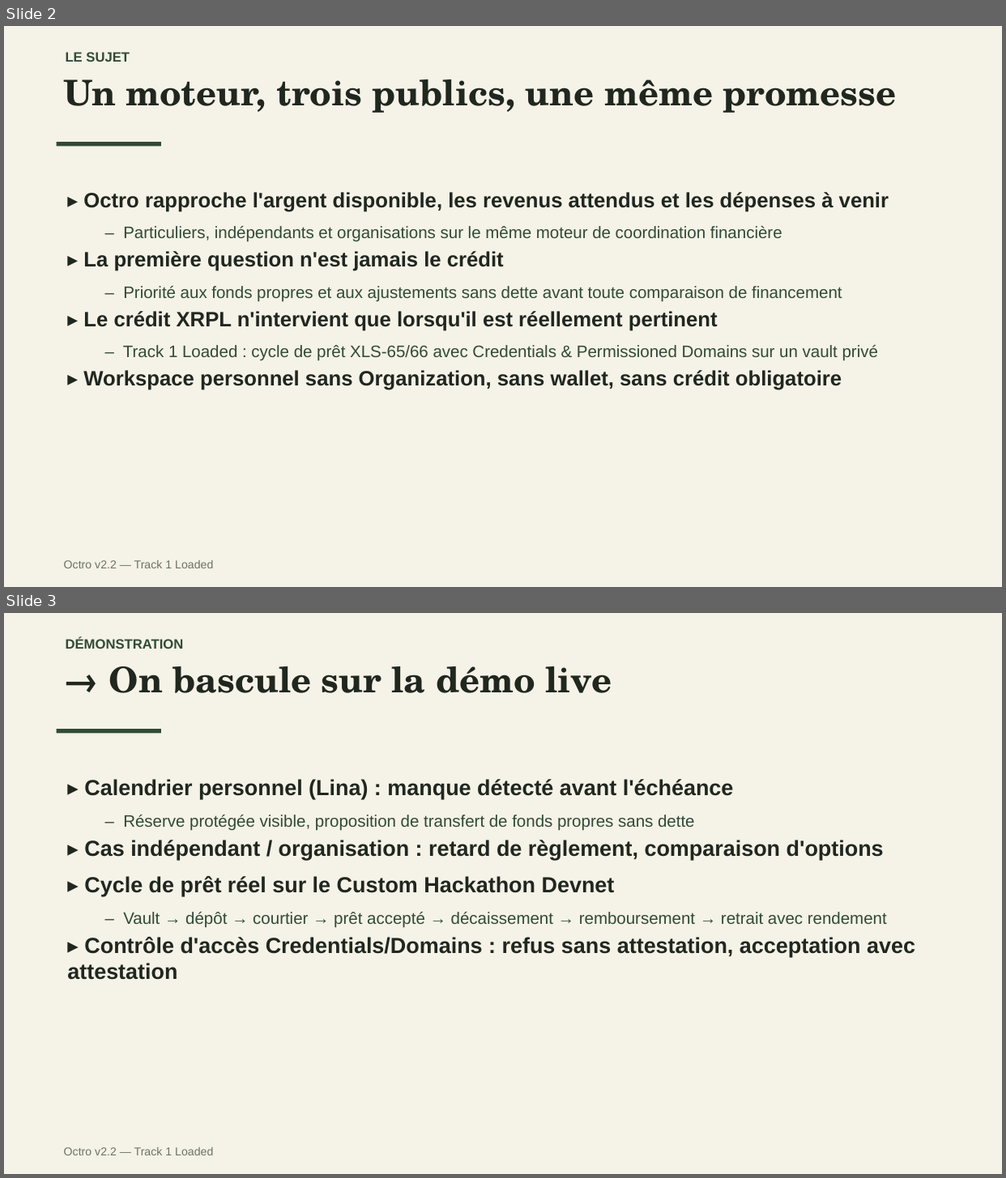
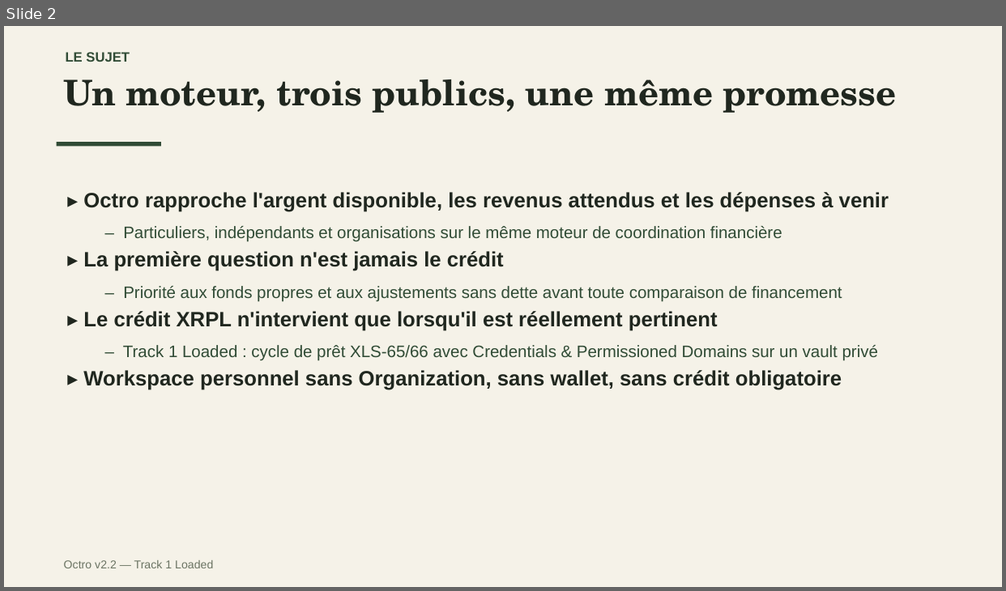
Before and after one commit to KaiZenKOS/Octro, a slide deck: docs/presentation/octro-presentation.pptx. Shown one above the other, each under a label of ours: slides 2 and 3 before the commit, slide 2 after it. The pictures are 1006x1178 and 1006x591 pixels, drawn with LibreOffice and Linux fonts; fonts in the diff are those of the drawing. Boxes give left, top, right and bottom in pixels: in the first picture for what was removed or moved away, otherwise in the second. Text is boxed around its words. In the diff, an @@ line names an element or a change of style, - is before the commit and + after.

```diff
--- a/docs/presentation/octro-presentation.pptx
+++ b/docs/presentation/octro-presentation.pptx
@@ slide 3 removed at bbox=[4, 613, 1002, 1174], background #FFFFFF @@
@@ rectangle removed at bbox=[4, 613, 1002, 1174] @@
@@ text removed at bbox=[66, 637, 184, 649] @@
-DÉMONSTRATION
@@ text removed at bbox=[109, 666, 612, 693] @@
-→ On bascule sur la démo live
@@ rectangle removed at bbox=[57, 729, 161, 734] @@
@@ text removed at bbox=[67, 779, 915, 980] @@
-▸ Calendrier personnel (Lina) : manque détecté avant l'échéance
-  – Réserve protégée visible, proposition de transfert de fonds propres sans dette
-▸ Cas indépendant / organisation : retard de règlement, comparaison d'options
-▸ Cycle de prêt réel sur le Custom Hackathon Devnet
-  – Vault → dépôt → courtier → prêt accepté → décaissement → remboursement → retrait avec rendement
-▸ Contrôle d'accès Credentials/Domains : refus sans attestation, acceptation avec attestation
@@ text removed at bbox=[64, 1148, 213, 1156] @@
-Octro v2.2 — Track 1 Loaded
```
Also in this commit, not shown: 1 slide added.
